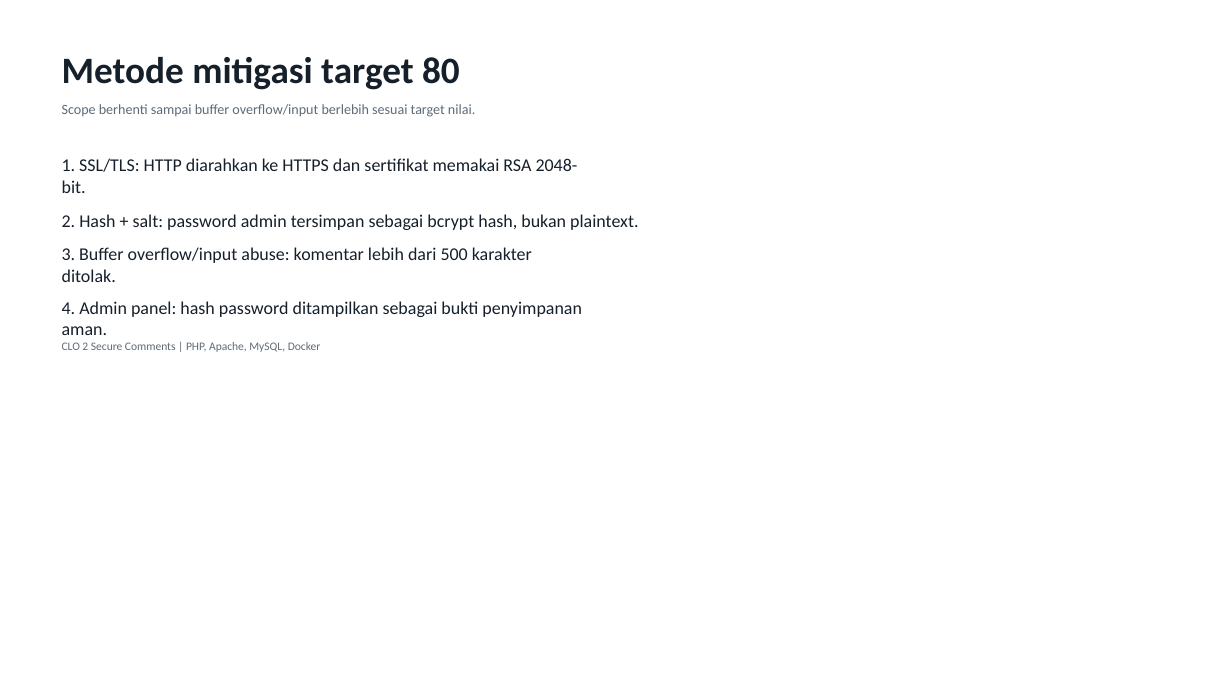
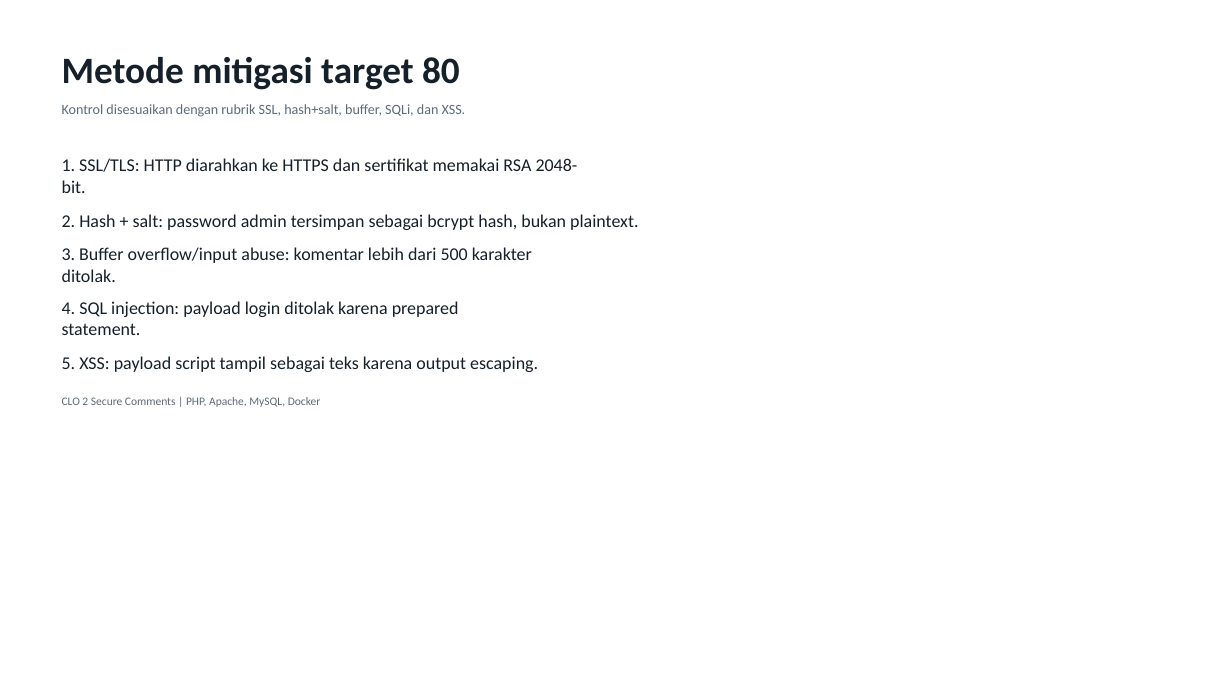
Before and after one commit to ArdeezYy/mawang_clo2, a slide deck: slide 5 of presentation/output/CLO2_Secure_Comments.pptx. Drawn at 1232x693 pixels with LibreOffice and Linux fonts; fonts in the diff are those of the drawing. Boxes give left, top, right and bottom in pixels: in the first picture for what was removed or moved away, otherwise in the second. Text is boxed around its words. In the diff, an @@ line names an element or a change of style, - is before the commit and + after.

Commit message:
Align CLO2 documentation with target 80

```diff
--- a/presentation/output/CLO2_Secure_Comments.pptx
+++ b/presentation/output/CLO2_Secure_Comments.pptx
@@ text at (62, 104, 466, 117): text changed @@
-Scope berhenti sampai buffer overflow/input berlebih sesuai target nilai.
+Kontrol disesuaikan dengan rubrik SSL, hash+salt, buffer, SQLi, dan XSS.
@@ text at (62, 301, 459, 335): text changed @@
-4. Admin panel: hash password ditampilkan sebagai bukti penyimpanan aman.
+4. SQL injection: payload login ditolak karena prepared statement.
@@ text added at (62, 356, 538, 372), 21 pt, text #16202A @@
+5. XSS: payload script tampil sebagai teks karena output escaping.
@@ text "CLO 2 Secure Comments | ...": place and size @@
-text "CLO 2 Secure Comments | ..." at (62, 342, 321, 352)
+text "CLO 2 Secure Comments | ..." at (62, 397, 321, 407)
```
Also in this commit, not shown: 5 other slides changed, 6 other files.
